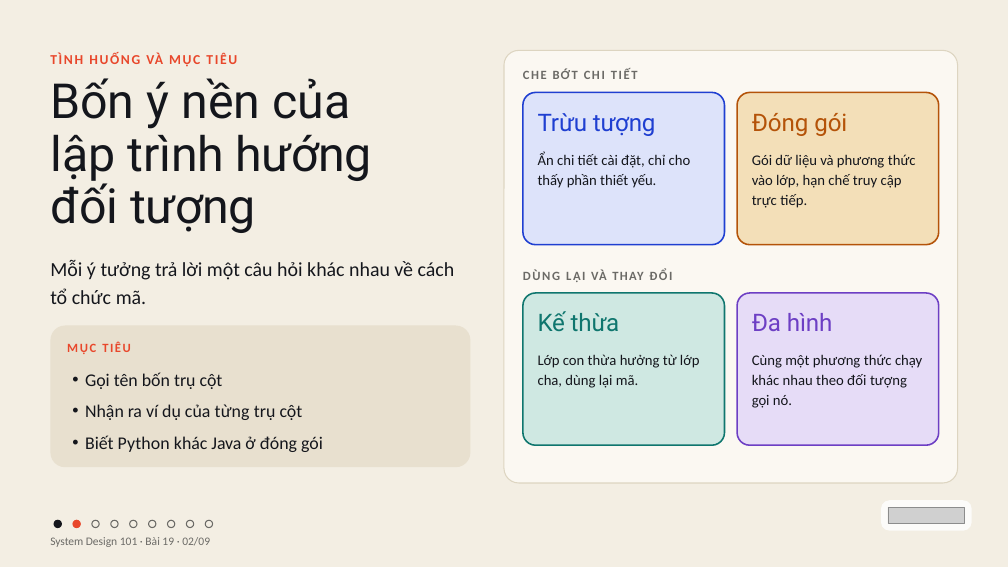
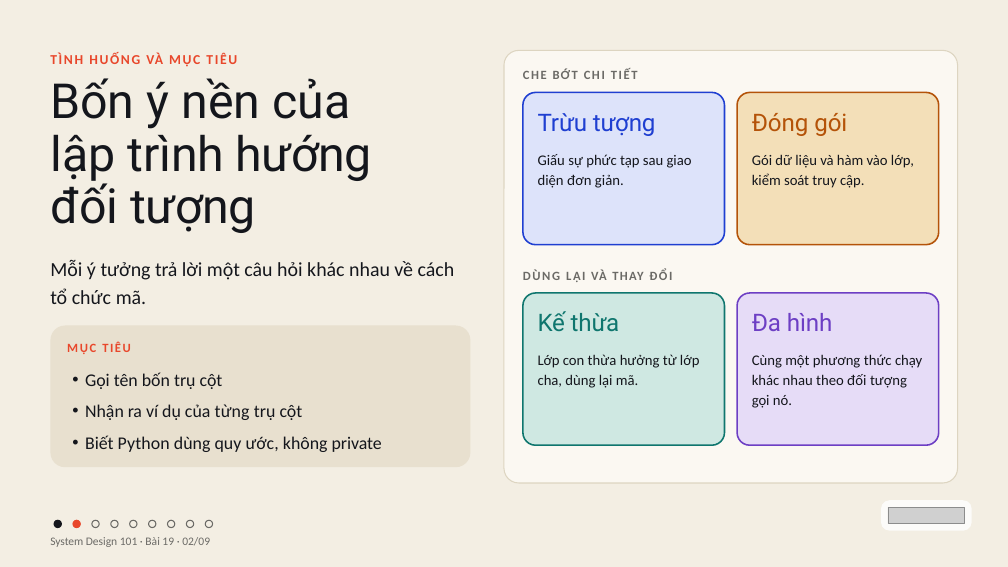
Before and after one commit to vohoailinh90/tool-marketing-studio, a slide deck: slide 2 of system-design-101/vi/lessons/sd-10-019/slides/sd-10-019.pptx. Drawn at 1008x567 pixels with LibreOffice and Linux fonts; fonts in the diff are those of the drawing; grey boxes stand for pictures. Boxes give left, top, right and bottom in pixels: in the first picture for what was removed or moved away, otherwise in the second. Text is boxed around its words. In the diff, an @@ line names an element or a change of style, - is before the commit and + after.

```diff
--- a/system-design-101/vi/lessons/sd-10-019/slides/sd-10-019.pptx
+++ b/system-design-101/vi/lessons/sd-10-019/slides/sd-10-019.pptx
@@ text at (538, 154, 692, 188): text changed @@
-Ẩn chi tiết cài đặt, chỉ cho thấy phần thiết yếu.
+Giấu sự phức tạp sau giao diện đơn giản.
@@ text at (752, 154, 914, 188): text changed @@
-Gói dữ liệu và phương thức vào lớp, hạn chế truy cập trực tiếp.
+Gói dữ liệu và hàm vào lớp, kiểm soát truy cập.
@@ text at (85, 435, 382, 452): text changed @@
-• Biết Python khác Java ở đóng gói
+• Biết Python dùng quy ước, không private
```
Also in this commit, not shown: 8 other slides changed, 4 other files.
